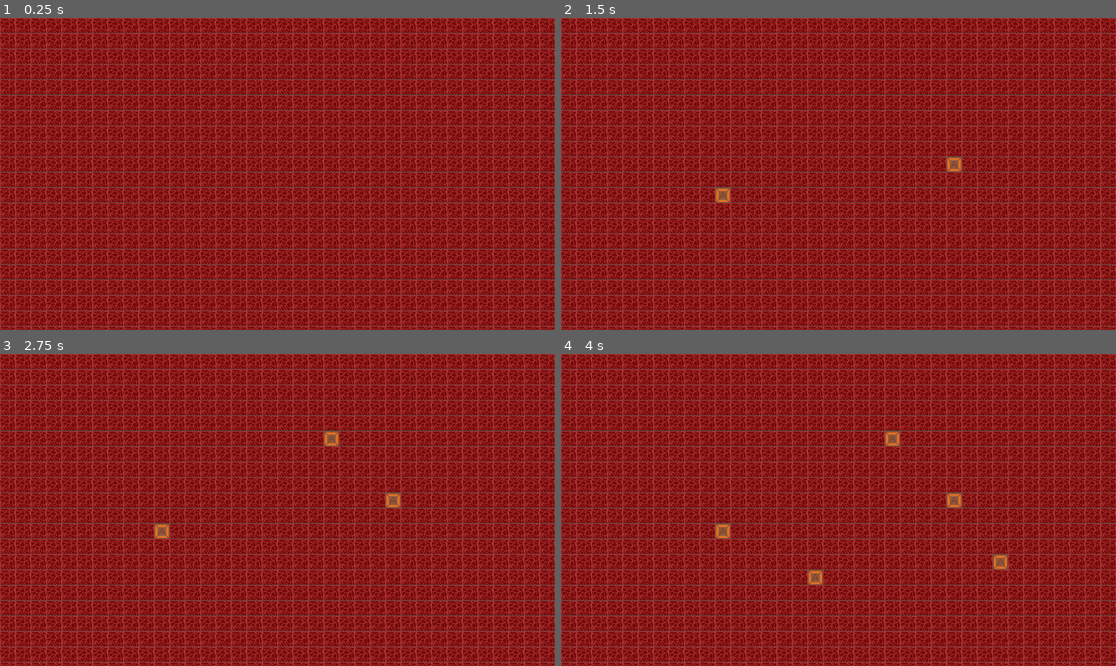
Above: before the commit, frames 1-4 (two rows, left to right).
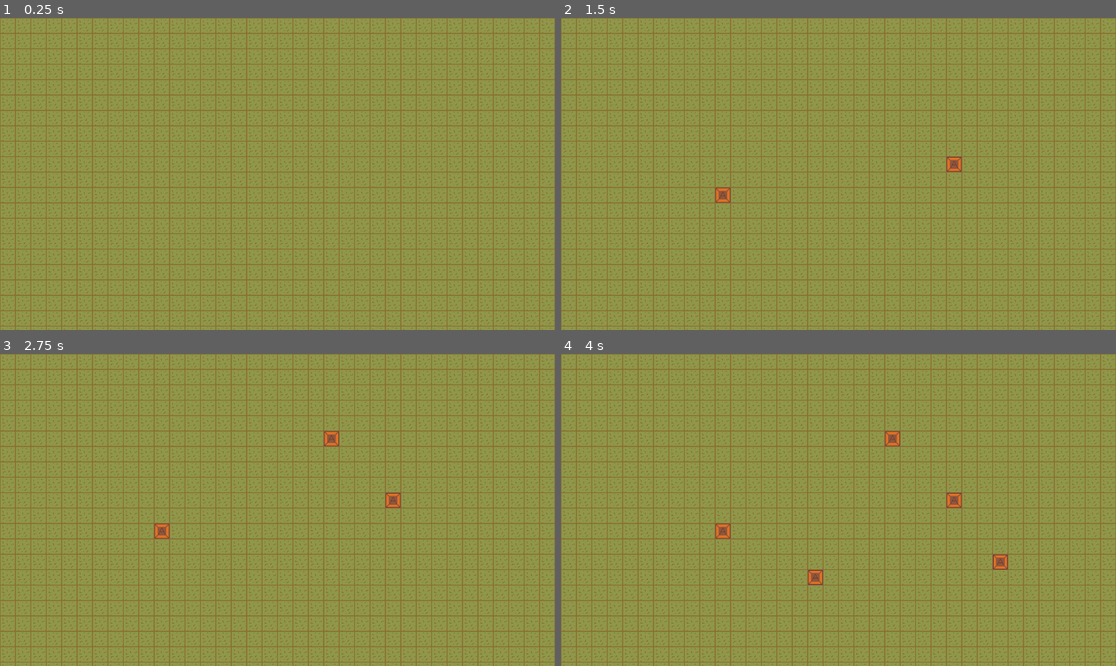
Above: after the commit, the same moments.

Repository: AbstractMelon/HourGame
Game: Godot game, scene res://scenes/main.tscn
The game is run twice, just before and just after one commit, with the same random seed, the same clock (stepped at 60 frames per second) and the same inputs.
Inputs (mouse positions are in pixels of both pictures, inside the frame that each line leads up to):
- Up to frame 1 (0.25 s): no input
- Up to frame 2 (1.5 s): tap Enter at 0.5 s; move the mouse to (960, 158) at 0.52 s; hold Right mouse button (move_camera_mouse) 0.53-1.28 s; click (960, 158) at 0.67 s; tap Space at 1.25 s; move the mouse to (727, 189) at 1.27 s; right-click (727, 189) at 1.35 s; click (727, 189) at 1.42 s
- Up to frame 3 (2.75 s): tap Enter at 2 s; move the mouse to (333, 441) at 2.02 s; hold Right mouse button (move_camera_mouse) from 2.03 s (still down); click (333, 441) at 2.17 s
- Up to frame 4 (4 s): tap Space at 2.75 s; move the mouse to (810, 572) at 2.77 s; release Right mouse button (move_camera_mouse) at 2.78 s; right-click (810, 572) at 2.85 s; click (810, 572) at 2.92 s; tap Enter at 3.5 s; move the mouse to (1005, 556) at 3.52 s; hold Right mouse button (move_camera_mouse) from 3.53 s (still down); click (1005, 556) at 3.67 s

The runs differ from the first frame. In frame 1, 100% of the frame differs, in the area x 0-100%, y 0-100%; in frame 2, 100%; in frame 3, 100%; in frame 4, 99%.

Commit message:
Fix tiles

Diff:
--- a/assets/tiles/tiles.tres
+++ b/assets/tiles/tiles.tres
@@ -1,22 +1,13 @@
 [gd_resource type="TileSet" load_steps=3 format=3 uid="uid://bv7uf73jrn8fo"]
 
-[ext_resource type="Texture2D" uid="uid://cwnflrh5s5ev0" path="res://assets/tiles/tiles.png" id="1_k6pw8"]
+[ext_resource type="Texture2D" uid="uid://c6ddb573kg62v" path="res://assets/tiles/game_tiles.png" id="1_k6pw8"]
 
 [sub_resource type="TileSetAtlasSource" id="TileSetAtlasSource_r2aw4"]
 texture = ExtResource("1_k6pw8")
-texture_region_size = Vector2i(32, 31)
+texture_region_size = Vector2i(32, 32)
 0:0/0 = 0
 1:0/0 = 0
 2:0/0 = 0
-3:0/0 = 0
-4:0/0 = 0
-5:0/0 = 0
-0:1/0 = 0
-1:1/0 = 0
-2:1/0 = 0
-3:1/0 = 0
-4:1/0 = 0
-5:1/0 = 0
 
 [resource]
 tile_size = Vector2i(32, 32)
Binary file added: assets/tiles/game_tiles.png
Not shown, added: assets/tiles/game_tiles.png.import
